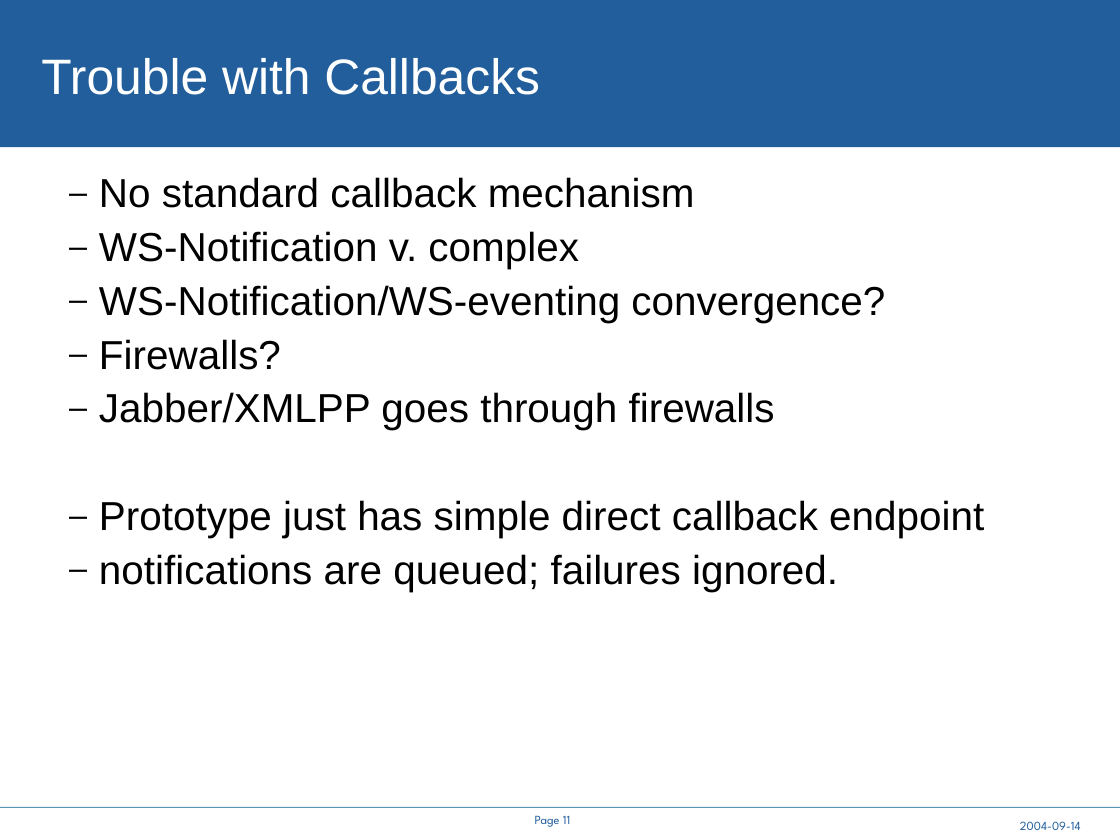
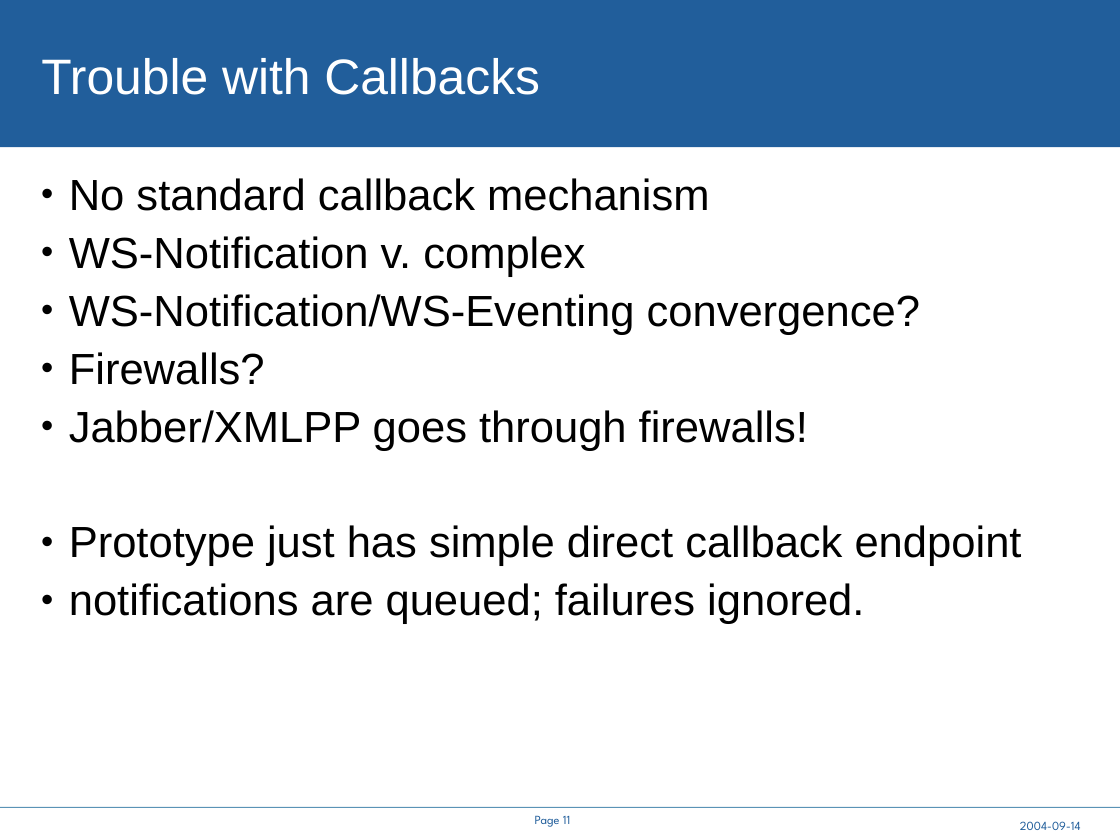
Before and after one commit to steveloughran/smartfrog, a slide deck: slide 11 of core/components/cddlm/doc/A Service API for deployment.ppt. Drawn at 1120x840 pixels with LibreOffice and Linux fonts; fonts in the diff are those of the drawing; background and template pictures are left out. Boxes give left, top, right and bottom in pixels: in the first picture for what was removed or moved away, otherwise in the second. Text is boxed around its words. In the diff, an @@ line names an element or a change of style, - is before the commit and + after.

```diff
--- a/core/components/cddlm/doc/A Service API for deployment.ppt
+++ b/core/components/cddlm/doc/A Service API for deployment.ppt
@@ text at [69, 178, 1022, 624]: size 26 to 28 pt in "No standard callback mechanism", "WS-Notification v. complex", "Firewalls?", "Prototype just has simple direct callback endpoint" and 1 more places; bullet – to •; list level 2 to 1 in "No standard callback mechanism"; list level 2 to 1 in "WS-Notification v. complex"; list level 2 to 1 in "Firewalls?"; list level 2 to 1 in "Prototype just has simple direct ..."; list level 2 to 1 in "notifications are queued; failures ignored." @@
@@ text at [69, 294, 920, 335]: text changed; size 26 to 28 pt @@
-  – WS-Notification/WS-eventing convergence?
+• WS-Notification/WS-Eventing convergence?
@@ text at [69, 410, 808, 451]: text changed; size 26 to 28 pt @@
-  – Jabber/XMLPP goes through firewalls
+• Jabber/XMLPP goes through firewalls!
```
Also in this commit, not shown: 11 other slides changed, 1 slide added, 1 slide removed, 7 other files.
